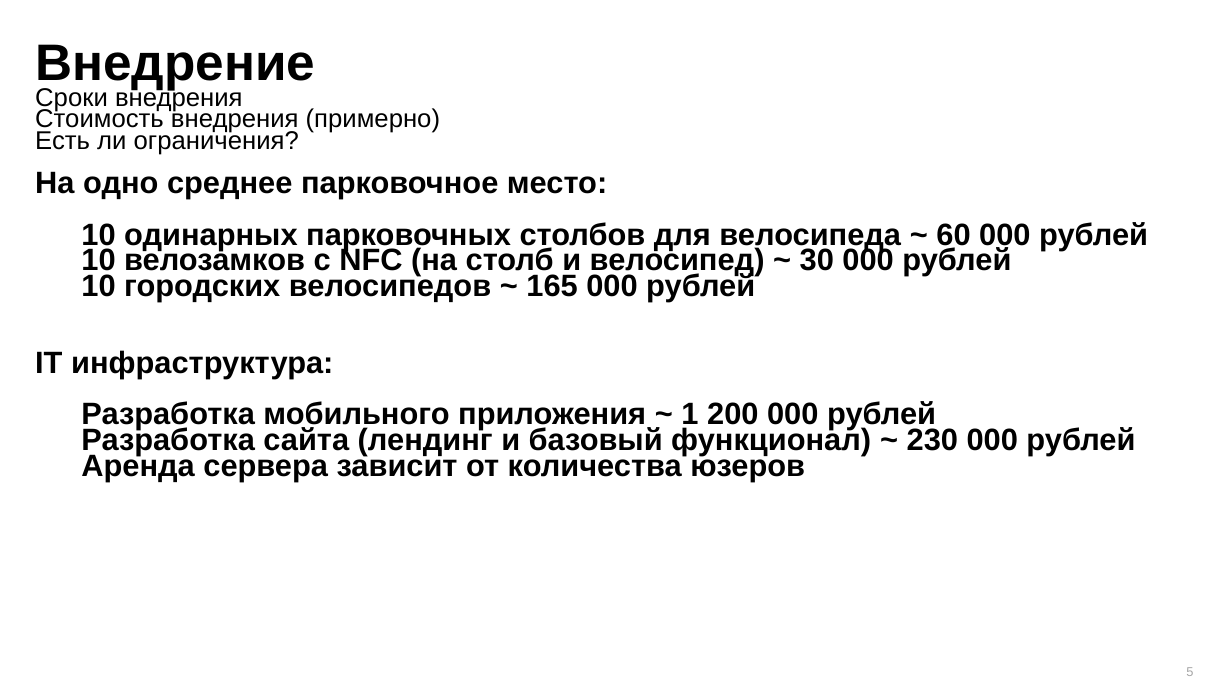
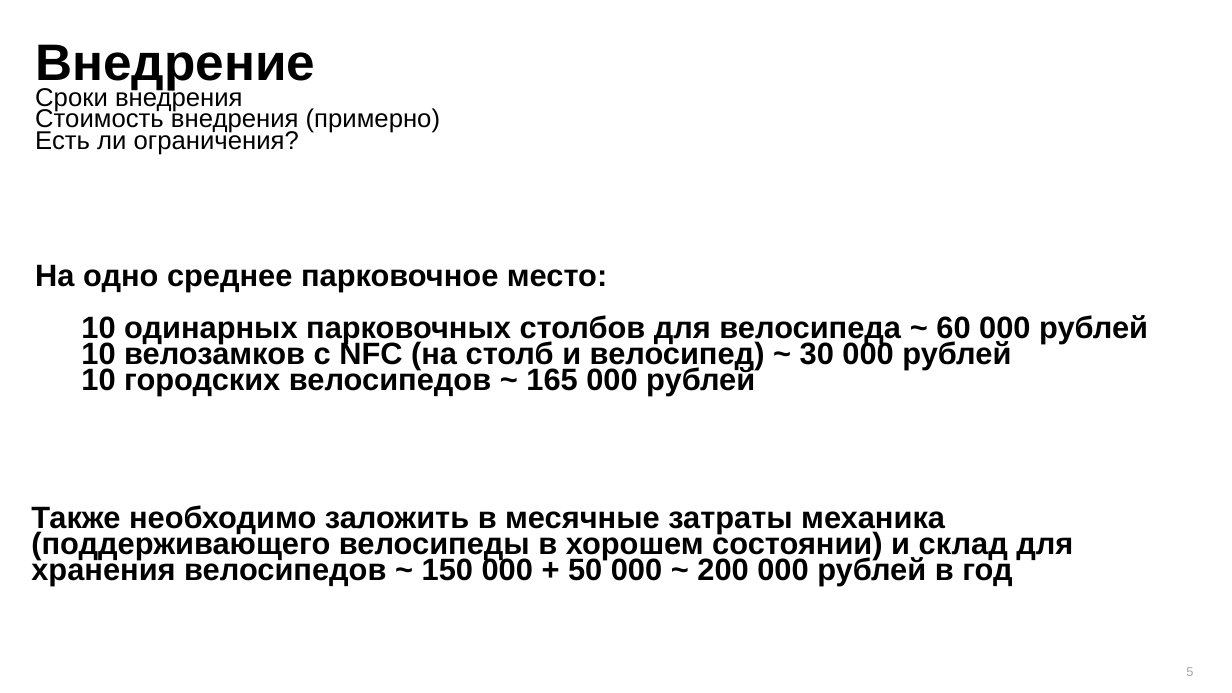
Before and after one commit to BulkSecurityGeneratorProject2/hackathon, a slide deck: slide 5 of Презентация.pptx. Drawn at 1232x693 pixels with LibreOffice and Linux fonts; fonts in the diff are those of the drawing. Boxes give left, top, right and bottom in pixels: in the first picture for what was removed or moved away, otherwise in the second. Text is boxed around its words. In the diff, an @@ line names an element or a change of style, - is before the commit and + after.

```diff
--- a/Презентация.pptx
+++ b/Презентация.pptx
@@ text "На одно среднее парковочное место:": place and size @@
-text "На одно среднее парковочное место:" at [35, 171, 1148, 302]
+text "На одно среднее парковочное место:" at [35, 264, 1148, 395]
@@ text removed at [35, 350, 1135, 482] @@
-IT инфраструктура:
-  Разработка мобильного приложения ~ 1 200 000 рублей
-  Разработка сайта (лендинг и базовый функционал) ~ 230 000 рублей
-  Аренда сервера зависит от количества юзеров
@@ text added at [31, 505, 1073, 585], 24 pt, text #000000, bold @@
+Также необходимо заложить в месячные затраты механика (поддерживающего велосипеды в хорошем состоянии) и склад для хранения велосипедов ~ 150 000 + 50 000 ~ 200 000 рублей в год
```
Also in this commit, not shown: 2 other slides changed, 1 slide added, 1 other file.
